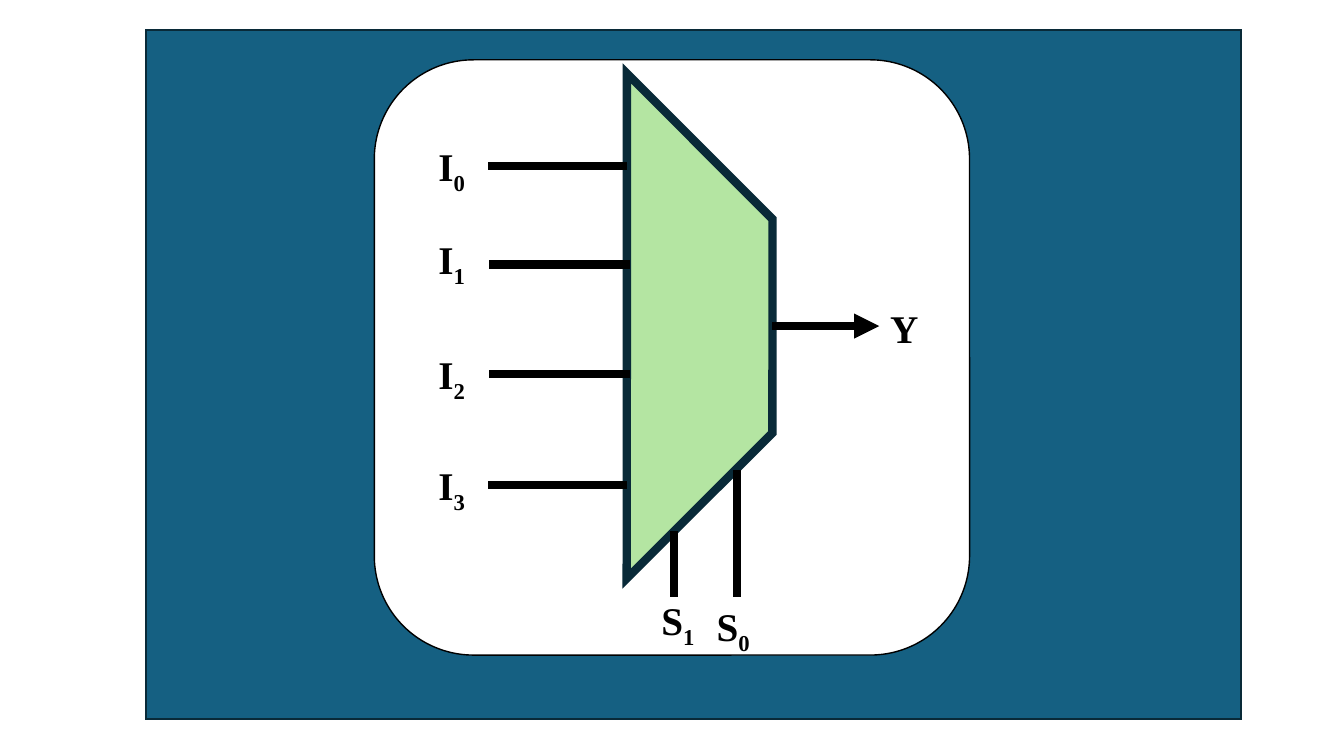
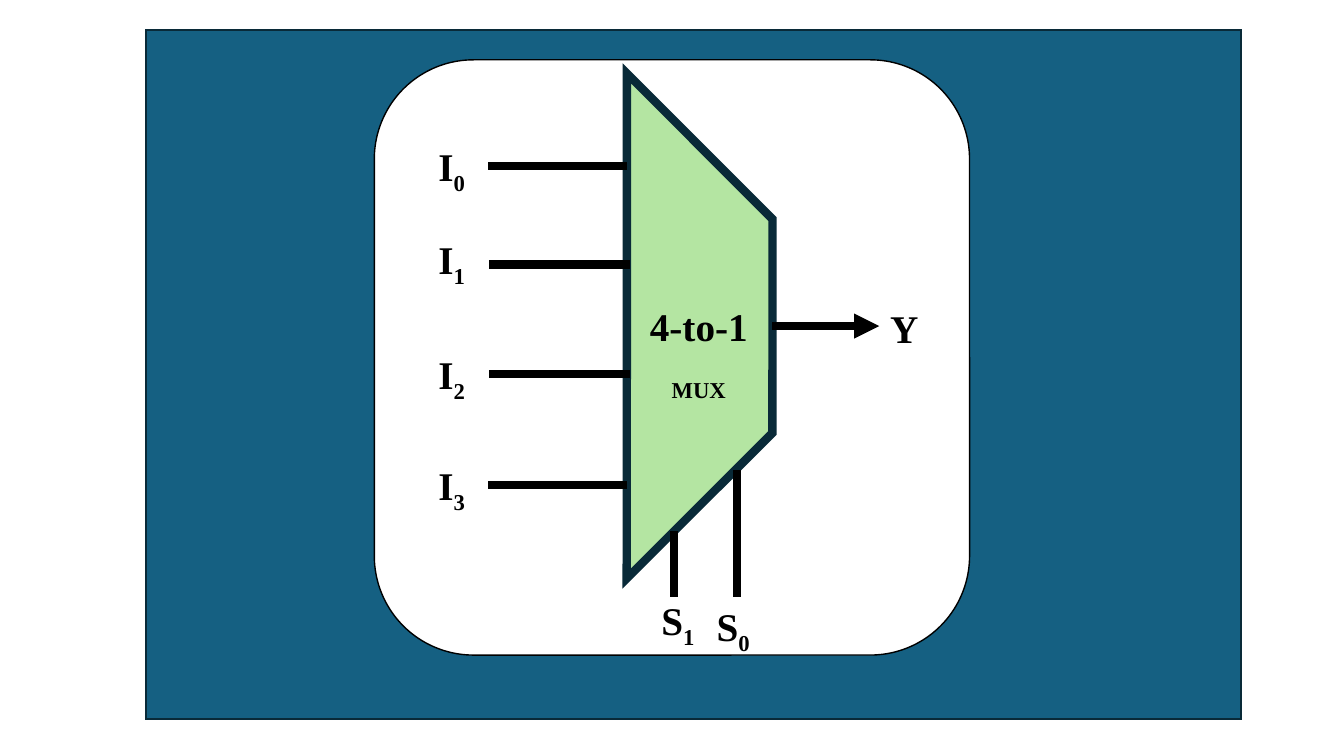
Before and after one commit to HoundZel/MUX, a slide deck: slide 2 of media/MUX.pptx. Drawn at 1344x756 pixels with LibreOffice and Linux fonts; fonts in the diff are those of the drawing. Boxes give left, top, right and bottom in pixels: in the first picture for what was removed or moved away, otherwise in the second. Text is boxed around its words. In the diff, an @@ line names an element or a change of style, - is before the commit and + after.

```diff
--- a/media/MUX.pptx
+++ b/media/MUX.pptx
@@ text added at <box>650,315,748,399</box>, 28 pt, text #000000, bold @@
+4-to-1
+MUX
```
Also in this commit, not shown: 6 other files.
